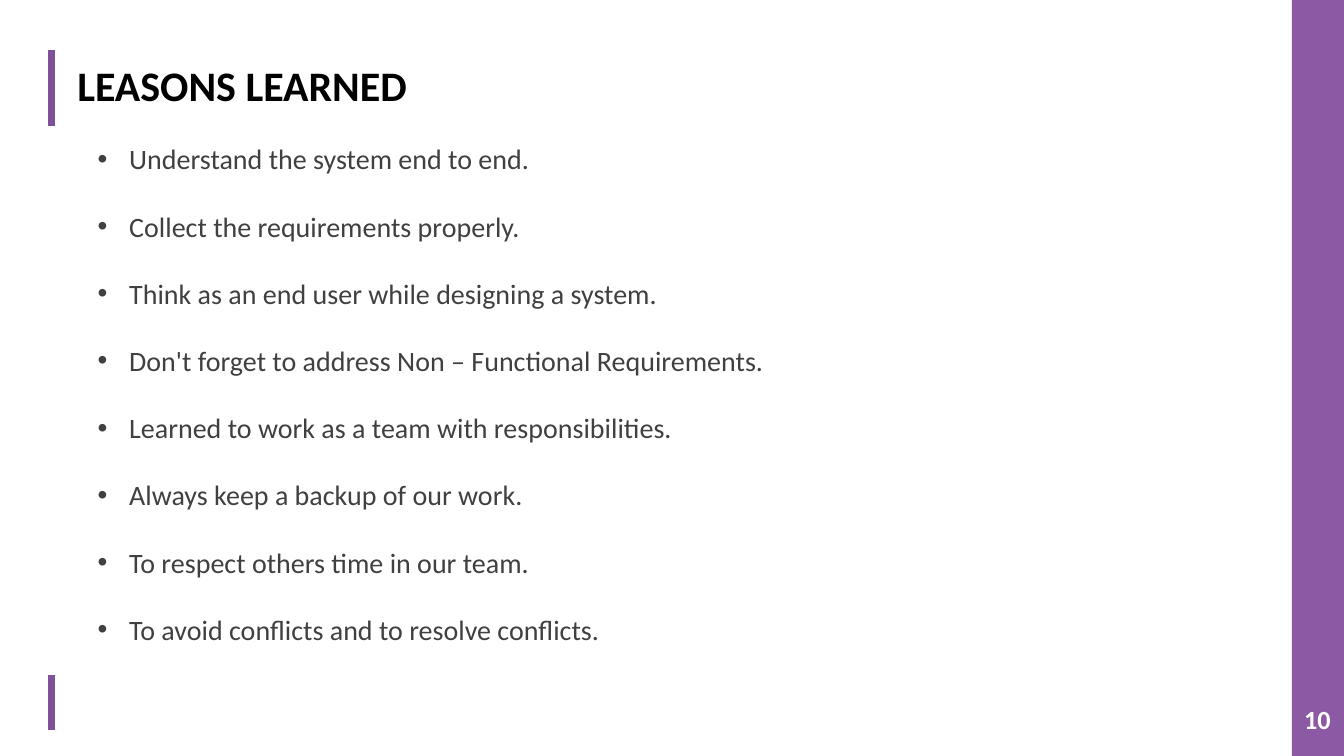
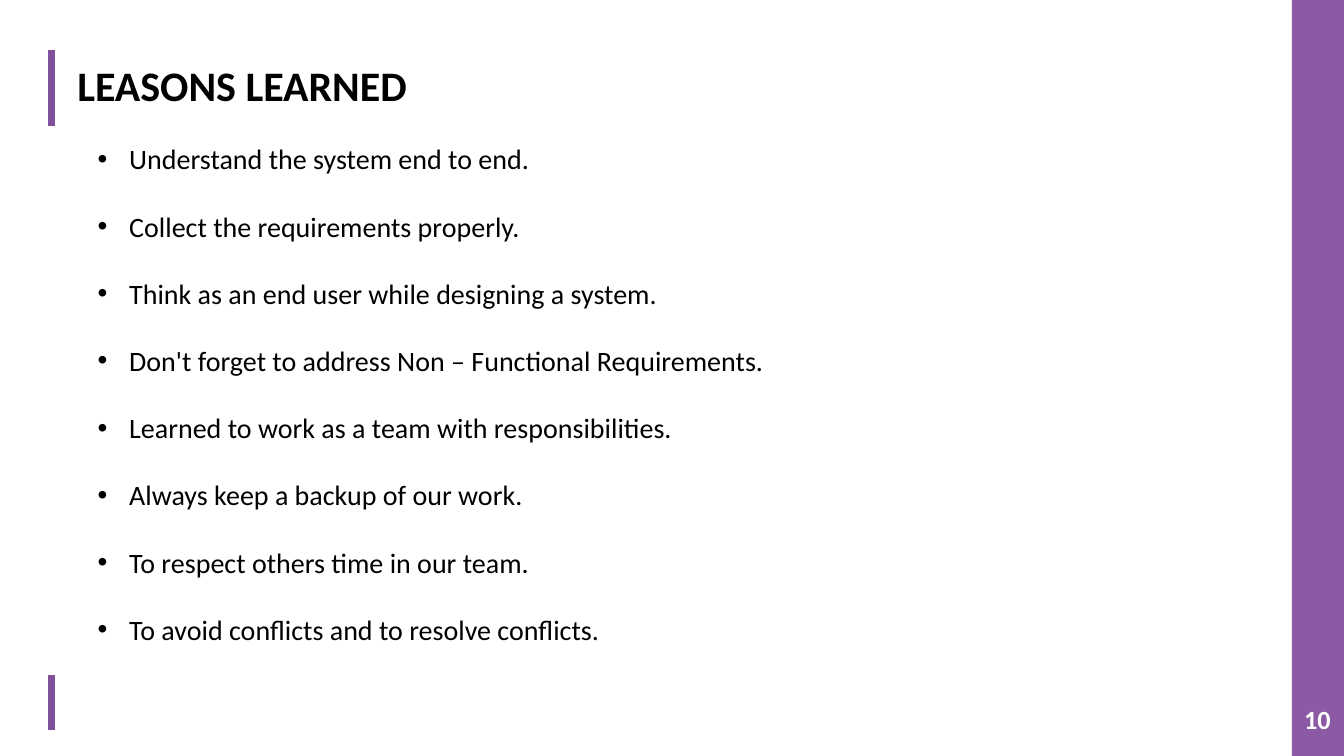
Before and after one commit to TeamAlpha01/Project, a slide deck: slide 10 of Demo PPT/IMS PPT.pptx. Drawn at 1344x756 pixels with LibreOffice and Linux fonts; fonts in the diff are those of the drawing; background and template pictures are left out. Boxes give left, top, right and bottom in pixels: in the first picture for what was removed or moved away, otherwise in the second. Text is boxed around its words. In the diff, an @@ line names an element or a change of style, - is before the commit and + after.

```diff
--- a/Demo PPT/IMS PPT.pptx
+++ b/Demo PPT/IMS PPT.pptx
@@ text "Understand the system end to ..." at [129, 149, 763, 641]: text colour #404040 to #000000 @@
```
Also in this commit, not shown: 7 other slides changed.
